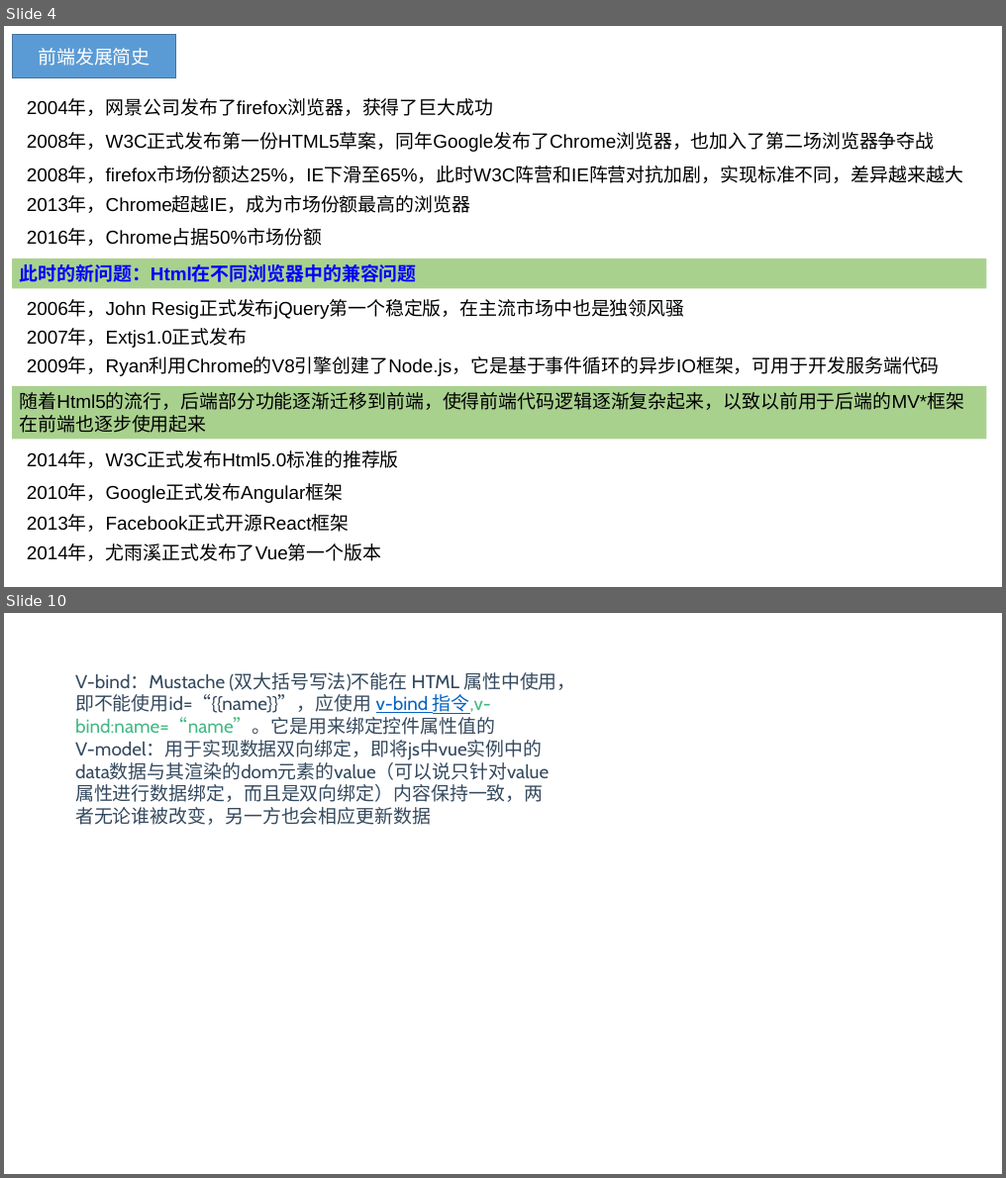
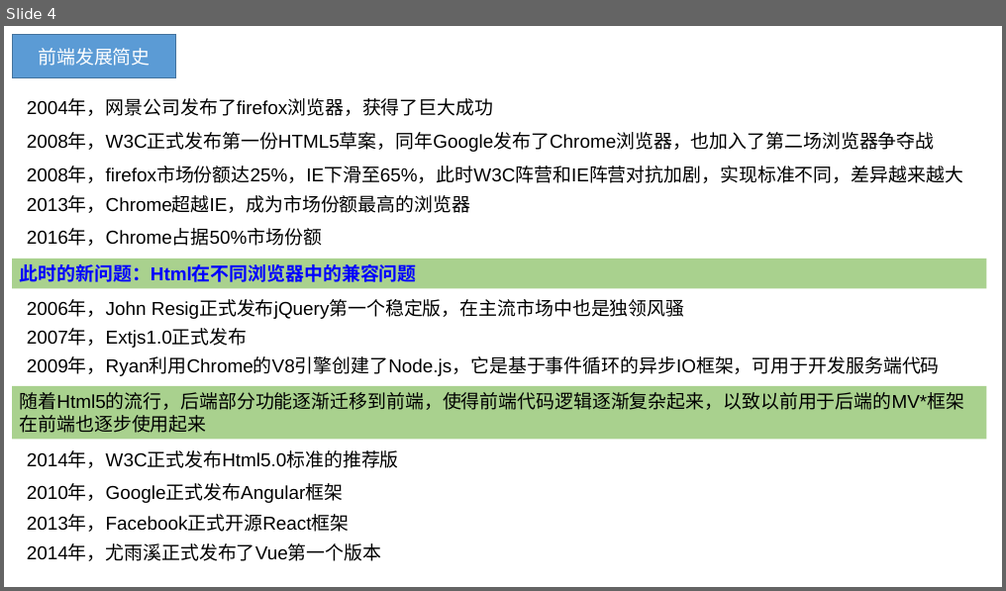
Before and after one commit to BinMarshall/studing, a slide deck: Vue/vue.pptx. Shown one above the other, each under a label of ours: slides 4 and 10 before the commit, slide 4 after it; the slides between them are not shown. The pictures are 1006x1178 and 1006x591 pixels, drawn with LibreOffice and Linux fonts; fonts in the diff are those of the drawing. Boxes give left, top, right and bottom in pixels: in the first picture for what was removed or moved away, otherwise in the second. Text is boxed around its words. In the diff, an @@ line names an element or a change of style, - is before the commit and + after.

```diff
--- a/Vue/vue.pptx
+++ b/Vue/vue.pptx
@@ slide 10 removed at box(4, 613, 1002, 1174), background #FFFFFF @@
@@ text removed at box(75, 672, 575, 825) @@
-V-bind：Mustache (双大括号写法)不能在 HTML 属性中使用，即不能使用id=“{{name}}”，应使用 v-bind 指令,v-bind:name=“name”。它是用来绑定控件属性值的
-V-model：用于实现数据双向绑定，即将js中vue实例中的data数据与其渲染的dom元素的value（可以说只针对value属性进行数据绑定，而且是双向绑定）内容保持一致，两者无论谁被改变，另一方也会相应更新数据
```
Also in this commit, not shown: 8 slides changed, 5 slides added, 1 other slide removed, 1 other file.
